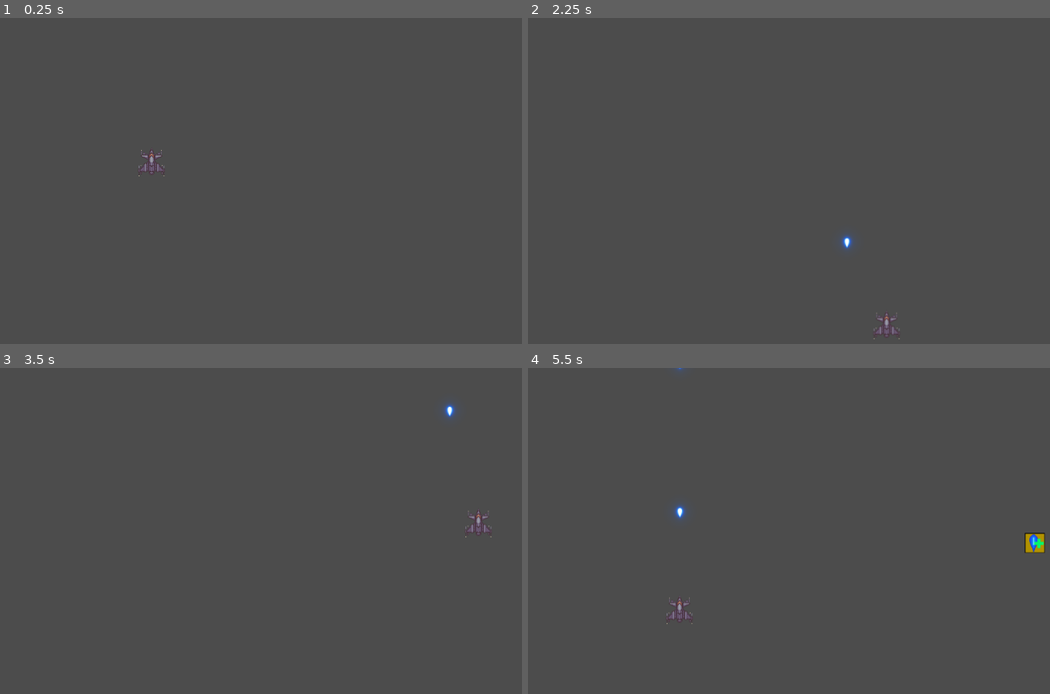
Above: before the commit, frames 1-4 (two rows, left to right).
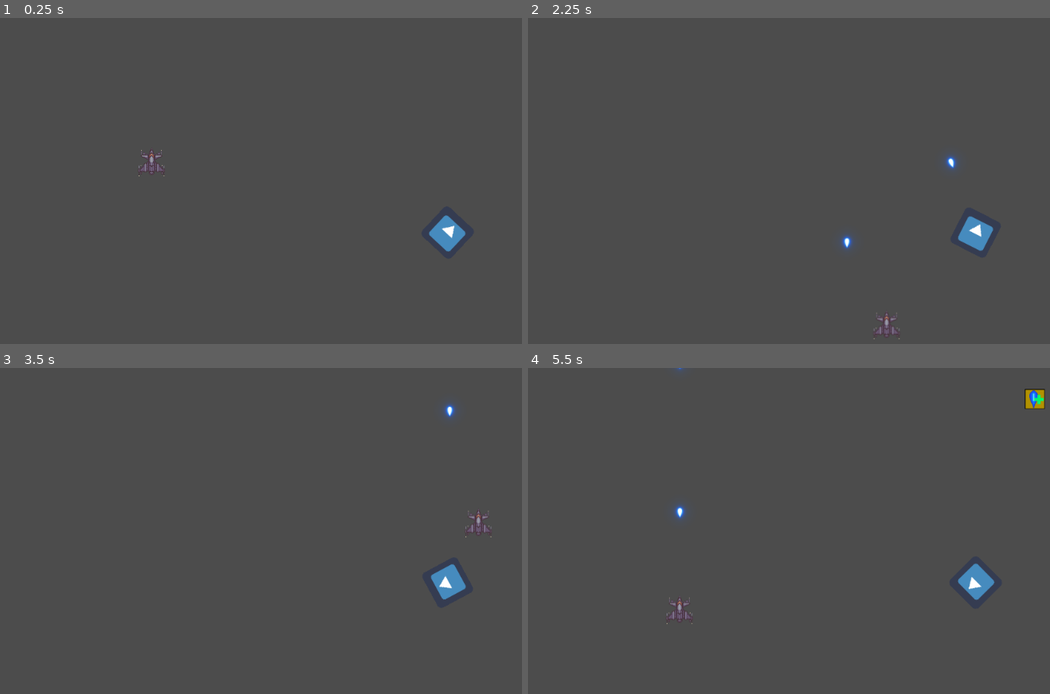
Above: after the commit, the same moments.

Repository: bondrewd0/Pv3-Final
Game: Godot game, scene res://Scenes/TestLevel.tscn
Two runs of this game, one before a commit and one after it. Both use one fixed random seed, a clock stepped at 60 frames per second and the inputs below. Before the commit the project starts from res://TestLevel.tscn. The engine's default icon, where the game draws it, is replaced by a stand-in: a white triangle on a blue panel in a dark square.
Inputs (mouse positions are in pixels of both pictures, inside the frame that each line leads up to):
- Up to frame 1 (0.25 s): no input
- Up to frame 2 (2.25 s): move the mouse to (987, 184) at 0.52 s; press the mouse at (987, 184) at 0.53 s; hold D (Right) 0.53-1.28 s; move the mouse to (721, 223) at 1.27 s; release the mouse at (721, 223) at 1.28 s; hold S (Down) 1.28-2.03 s; click (721, 223) at 1.35 s; move the mouse to (909, 122) at 2.02 s; press the mouse at (909, 122) at 2.03 s; hold D (Right) from 2.03 s (still down)
- Up to frame 3 (3.5 s): move the mouse to (287, 628) at 2.77 s; release D (Right) at 2.78 s; release the mouse at (287, 628) at 2.78 s; hold W (Up) from 2.78 s (still down); click (287, 628) at 2.85 s
- Up to frame 4 (5.5 s): move the mouse to (1039, 609) at 3.52 s; release W (Up) at 3.53 s; press the mouse at (1039, 609) at 3.53 s; hold A (Left) 3.53-5.03 s; move the mouse to (653, 498) at 4.27 s; release the mouse at (653, 498) at 4.28 s; click (653, 498) at 4.35 s; move the mouse to (877, 553) at 5.02 s; press the mouse at (877, 553) at 5.03 s; hold S (Down) from 5.03 s (still down)

The runs differ from the first frame. In frame 1, 0.5% of the frame differs, in the area x 82-90%, y 60-72%; in frame 2, 0.5%; in frame 3, 0.5%; in frame 4, 1.0%, in the area x 82-100%, y 6-72%.

Commit message:
Enemy creation

Diff:
--- a/Bullet.tscn
+++ /dev/null
@@ -1,32 +0,0 @@
-[gd_scene load_steps=4 format=2]
-
-[ext_resource path="res://06.png" type="Texture" id=1]
-[ext_resource path="res://Scripts/Bullet.gd" type="Script" id=2]
-
-[sub_resource type="RayShape2D" id=1]
-length = 10.0
-
-[node name="Bullet" type="Node2D"]
-script = ExtResource( 2 )
-speed = 450
-
-[node name="Sprite" type="Sprite" parent="." groups=["Bullet"]]
-rotation = 4.71239
-scale = Vector2( 0.5, 0.5 )
-texture = ExtResource( 1 )
-
-[node name="Area2D" type="Area2D" parent="Sprite"]
-collision_layer = 8
-collision_mask = 16
-
-[node name="CollisionShape2D" type="CollisionShape2D" parent="Sprite/Area2D"]
-rotation = 4.71239
-shape = SubResource( 1 )
-
-[node name="VisibilityNotifier2D" type="VisibilityNotifier2D" parent="Sprite"]
-position = Vector2( -1.37383, 0.0791154 )
-rotation = 1.5708
-scale = Vector2( 1.08104, 1.44358 )
-
-[connection signal="area_entered" from="Sprite/Area2D" to="." method="_on_Area2D_area_entered"]
-[connection signal="viewport_exited" from="Sprite/VisibilityNotifier2D" to="." method="_on_VisibilityNotifier2D_viewport_exited"]
--- a/Buff.tscn
+++ b/Scenes/Buff.tscn
@@ -8,6 +8,7 @@
 
 [node name="Buff" type="Node2D"]
 script = ExtResource( 1 )
+fallSpeed = 0.7
 
 [node name="BuffSprite" type="Sprite" parent="." groups=["bufos"]]
 texture = ExtResource( 2 )
@@ -18,4 +19,7 @@
 [node name="CollisionShape2D" type="CollisionShape2D" parent="BuffSprite/Area2D"]
 shape = SubResource( 1 )
 
+[node name="VisibilityNotifier2D" type="VisibilityNotifier2D" parent="."]
+
 [connection signal="area_entered" from="BuffSprite/Area2D" to="." method="_on_Area2D_area_entered"]
+[connection signal="screen_exited" from="VisibilityNotifier2D" to="." method="_on_VisibilityNotifier2D_screen_exited"]
--- /dev/null
+++ b/Scenes/Bullet.tscn
@@ -0,0 +1,25 @@
+[gd_scene load_steps=3 format=2]
+
+[ext_resource path="res://Scripts/Bullet.gd" type="Script" id=1]
+[ext_resource path="res://06.png" type="Texture" id=2]
+
+[node name="Bullet" type="Node2D"]
+script = ExtResource( 1 )
+speed = 450
+
+[node name="Sprite" type="Sprite" parent="." groups=["Bullet"]]
+rotation = 4.71239
+scale = Vector2( 0.5, 0.5 )
+texture = ExtResource( 2 )
+
+[node name="VisibilityNotifier2D" type="VisibilityNotifier2D" parent="Sprite"]
+position = Vector2( -1.37383, 0.0791154 )
+rotation = 1.5708
+scale = Vector2( 1.08104, 1.44358 )
+
+[node name="RayCast2D" type="RayCast2D" parent="."]
+position = Vector2( 0, 4.955 )
+cast_to = Vector2( 0, -9 )
+collision_mask = 17
+
+[connection signal="viewport_exited" from="Sprite/VisibilityNotifier2D" to="." method="_on_VisibilityNotifier2D_viewport_exited"]
--- /dev/null
+++ b/Scenes/Enemy.tscn
@@ -0,0 +1,27 @@
+[gd_scene load_steps=4 format=2]
+
+[ext_resource path="res://Scripts/Enemy.gd" type="Script" id=1]
+[ext_resource path="res://icon.png" type="Texture" id=2]
+
+[sub_resource type="RectangleShape2D" id=1]
+
+[node name="Enemy" type="Node2D"]
+script = ExtResource( 1 )
+
+[node name="Sprite" type="Sprite" parent="."]
+texture = ExtResource( 2 )
+
+[node name="Fire" type="Timer" parent="."]
+wait_time = 2.0
+autostart = true
+
+[node name="TargetDir" type="Position2D" parent="."]
+
+[node name="Area2D" type="Area2D" parent="."]
+collision_layer = 16
+collision_mask = 8
+
+[node name="CollisionShape2D" type="CollisionShape2D" parent="Area2D"]
+shape = SubResource( 1 )
+
+[connection signal="timeout" from="Fire" to="." method="_on_Fire_timeout"]
--- /dev/null
+++ b/Scenes/TestLevel.tscn
@@ -0,0 +1,20 @@
+[gd_scene load_steps=4 format=2]
+
+[ext_resource path="res://Scenes/Player.tscn" type="PackedScene" id=1]
+[ext_resource path="res://Scenes/Enemy.tscn" type="PackedScene" id=2]
+[ext_resource path="res://Scripts/LevelManager.gd" type="Script" id=4]
+
+[node name="TestLevel" type="Node"]
+script = ExtResource( 4 )
+
+[node name="Player" parent="." instance=ExtResource( 1 )]
+position = Vector2( 244, 231 )
+
+[node name="BuffSpawner" type="Timer" parent="."]
+wait_time = 5.0
+autostart = true
+
+[node name="Enemy" parent="." instance=ExtResource( 2 )]
+position = Vector2( 719, 346 )
+
+[connection signal="timeout" from="BuffSpawner" to="." method="_on_BuffSpawner_timeout"]
--- a/Scripts/Bufo.gd
+++ b/Scripts/Bufo.gd
@@ -4,7 +4,16 @@
 # Declare member variables here. Examples:
 # var a = 2
 # var b = "text"
-
+export var fallSpeed=0.0
 
 func _on_Area2D_area_entered(_area):
 	queue_free()
+
+
+
+func _process(_delta):
+	self.position.y+=fallSpeed
+
+
+func _on_VisibilityNotifier2D_screen_exited():
+	queue_free()
--- a/Scripts/Bullet.gd
+++ b/Scripts/Bullet.gd
@@ -5,7 +5,7 @@
 # var a = 2
 # var b = "text"
 export var speed=0
-
+var dir= Vector2(1,0)
 # Called when the node enters the scene tree for the first time.
 func _ready():
 	pass # Replace with function body.
@@ -13,11 +13,9 @@
 
  #Called every frame. 'delta' is the elapsed time since the previous frame.
 func _process(delta):
-	position-=transform.y*speed*delta
+	self.position+=dir*speed*delta
 
 
-func _on_Area2D_area_entered(_area):
+
+func _on_VisibilityNotifier2D_viewport_exited(_viewport):
 	queue_free()
-
-func _on_VisibilityNotifier2D_viewport_exited(viewport):
-	queue_free()
--- /dev/null
+++ b/Scripts/Enemy.gd
@@ -0,0 +1,34 @@
+extends Node2D
+
+
+# Declare member variables here. Examples:
+# var a = 2
+# var b = "text"
+var bulletScene=preload("res://Scenes/Bullet.tscn")
+onready var targetRef=$TargetDir
+var type='Enemy'
+# Called when the node enters the scene tree for the first time.
+func _ready():
+	targetRef.position=Vector2(0,-50)
+
+
+
+# Called every frame. 'delta' is the elapsed time since the previous frame.
+func _process(_delta):
+	self.rotate(0.05)
+
+func _spawn_bullets():
+	var bulletIns=bulletScene.instance()
+
+
+	bulletIns.position=self.position
+	bulletIns.rotation=self.rotation
+	print(bulletIns.dir,self.position,targetRef.position)
+	bulletIns.dir=Vector2(targetRef.global_position.x-self.global_position.x,targetRef.global_position.y-self.global_position.y).normalized()
+	get_parent().add_child(bulletIns)
+
+
+
+
+func _on_Fire_timeout():
+	_spawn_bullets()
--- a/LevelManager.gd
+++ b/Scripts/LevelManager.gd
@@ -4,7 +4,7 @@
 # Declare member variables here. Examples:
 # var a = 2
 # var b = "text"
-var buffNode= preload("res://Buff.tscn")
+var buffNode= preload("res://Scenes/Buff.tscn")
 onready var viewportSize=get_viewport().get_size_override()
 onready var buffTimer=$BuffSpawner
 # Called when the node enters the scene tree for the first time.
@@ -21,6 +21,6 @@
 	buffTimer.start(10)
 
 func _generate_Random_Pos():
-	var posY=rand_range(50,viewportSize.y-50)
+	var posY=rand_range(10,50)
 	var posX=rand_range(50,viewportSize.x-50)
 	return  Vector2(posX,posY)
--- a/Scripts/PlayerController.gd
+++ b/Scripts/PlayerController.gd
@@ -6,12 +6,13 @@
 # var b = "text"
 onready var body=$KinematicBody2D
 export var  speed=0.0
-var bulletScene=preload("res://Bullet.tscn")
+var bulletScene=preload("res://Scenes/Bullet.tscn")
 onready var bulletPos=$KinematicBody2D/Position2D
 var  canShoot=true
 var firingCooldown=0.3
 onready var timerRef=$KinematicBody2D/FireRate
 onready var buffTimerRef=$KinematicBody2D/BuffTimer
+var type='Player'
 # Called when the node enters the scene tree for the first time.
 func _ready():
 	pass # Replace with function body.
@@ -44,6 +45,7 @@
 		var bulletInstance=bulletScene.instance()
 		add_child(bulletInstance)
 		bulletInstance.global_position=bulletPos.global_position
+		bulletInstance.dir=Vector2(0,-1)
 		timerRef.start(firingCooldown)
 	pass
 
--- a/TestLevel.tscn
+++ /dev/null
@@ -1,16 +0,0 @@
-[gd_scene load_steps=3 format=2]
-
-[ext_resource path="res://Player.tscn" type="PackedScene" id=1]
-[ext_resource path="res://LevelManager.gd" type="Script" id=4]
-
-[node name="TestLevel" type="Node"]
-script = ExtResource( 4 )
-
-[node name="Player" parent="." instance=ExtResource( 1 )]
-position = Vector2( 244, 231 )
-
-[node name="BuffSpawner" type="Timer" parent="."]
-wait_time = 5.0
-autostart = true
-
-[connection signal="timeout" from="BuffSpawner" to="." method="_on_BuffSpawner_timeout"]
--- a/project.godot
+++ b/project.godot
@@ -11,7 +11,7 @@
 [application]
 
 config/name="Final PV3"
-run/main_scene="res://TestLevel.tscn"
+run/main_scene="res://Scenes/TestLevel.tscn"
 config/icon="res://icon.png"
 
 [gui]
Renamed: Node.tscn -> Scenes/Node.tscn
Renamed: Player.tscn -> Scenes/Player.tscn
